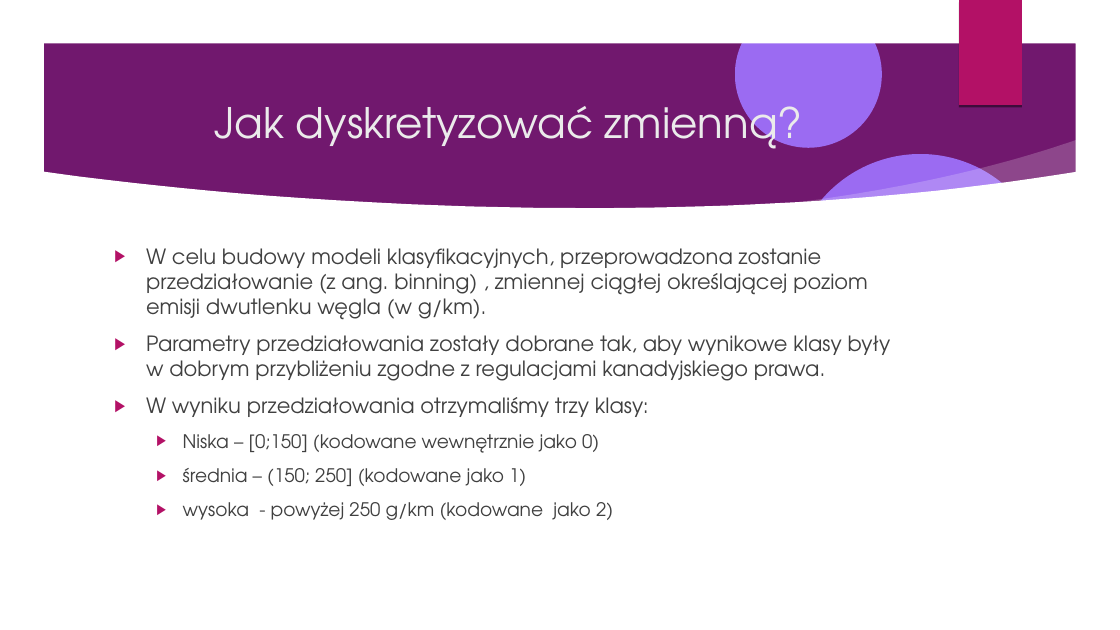
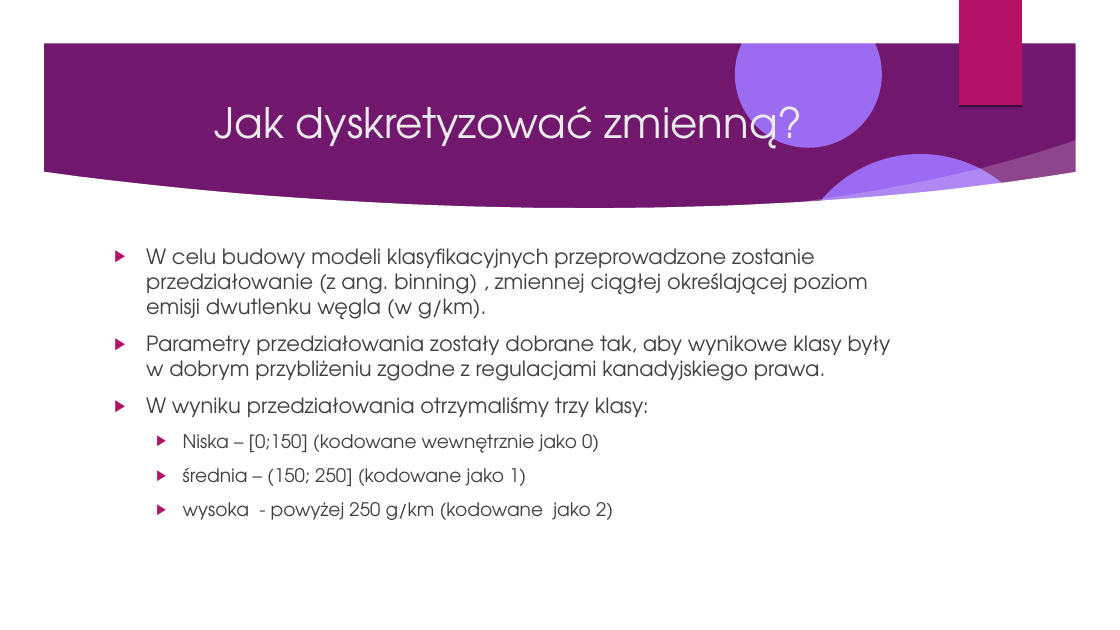
Before and after one commit to Pawel-Tomasz-Nowak/Scientific-collaboration, a slide deck: slide 21 of Prezentacje/prezentacja z ukrojonymi slajdami.odp. Drawn at 1120x630 pixels with LibreOffice and Linux fonts; fonts in the diff are those of the drawing; background and template pictures are left out. Boxes give left, top, right and bottom in pixels: in the first picture for what was removed or moved away, otherwise in the second. Text is boxed around its words. In the diff, an @@ line names an element or a change of style, - is before the commit and + after.

```diff
--- a/Prezentacje/prezentacja z ukrojonymi slajdami.odp
+++ b/Prezentacje/prezentacja z ukrojonymi slajdami.odp
@@ text at [146,248,868,320]: text changed @@
-▶ W celu budowy modeli klasyfikacyjnych, przeprowadzona zostanie przedziałowanie (z ang. binning) , zmiennej ciągłej określającej poziom emisji dwutlenku węgla (w g/km).
+▶ W celu budowy modeli klasyfikacyjnych przeprowadzone zostanie przedziałowanie (z ang. binning) , zmiennej ciągłej określającej poziom emisji dwutlenku węgla (w g/km).
```
Also in this commit, not shown: 24 other slides changed, 5 slides added, 11 slides removed, 3 other files.
